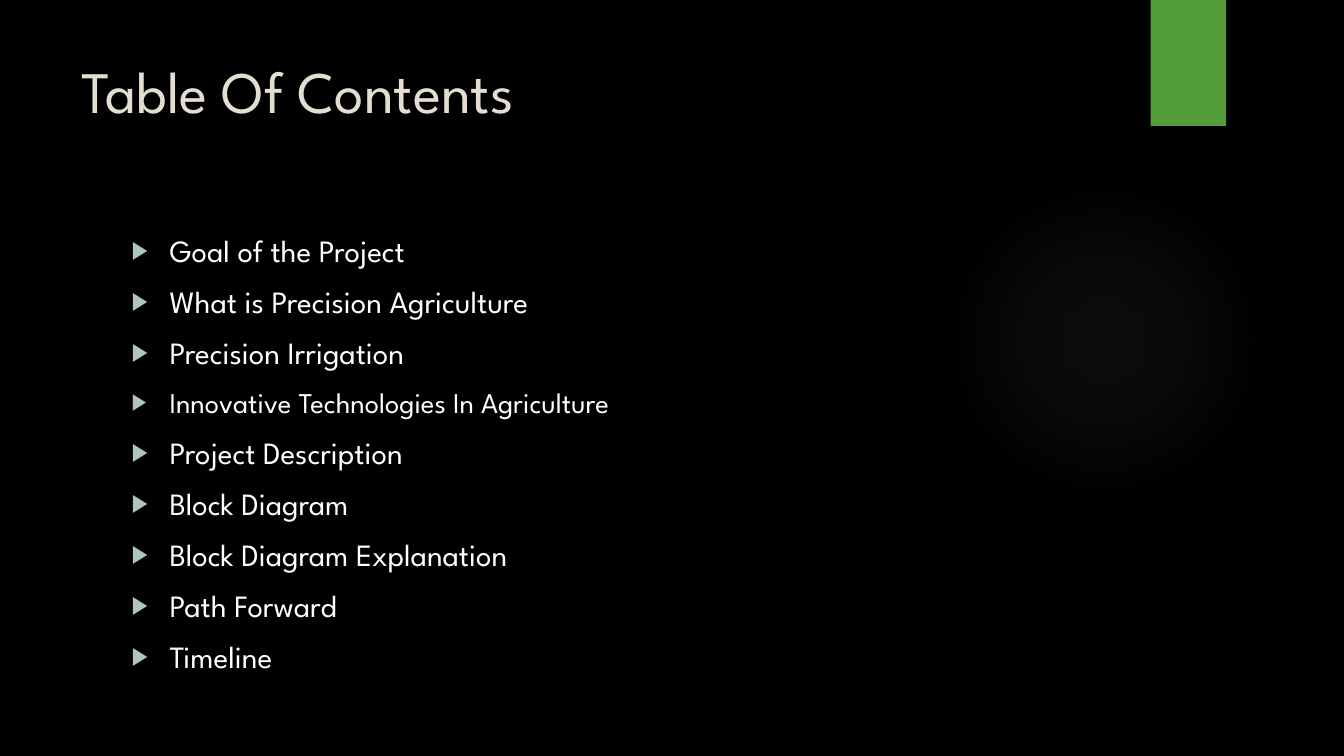
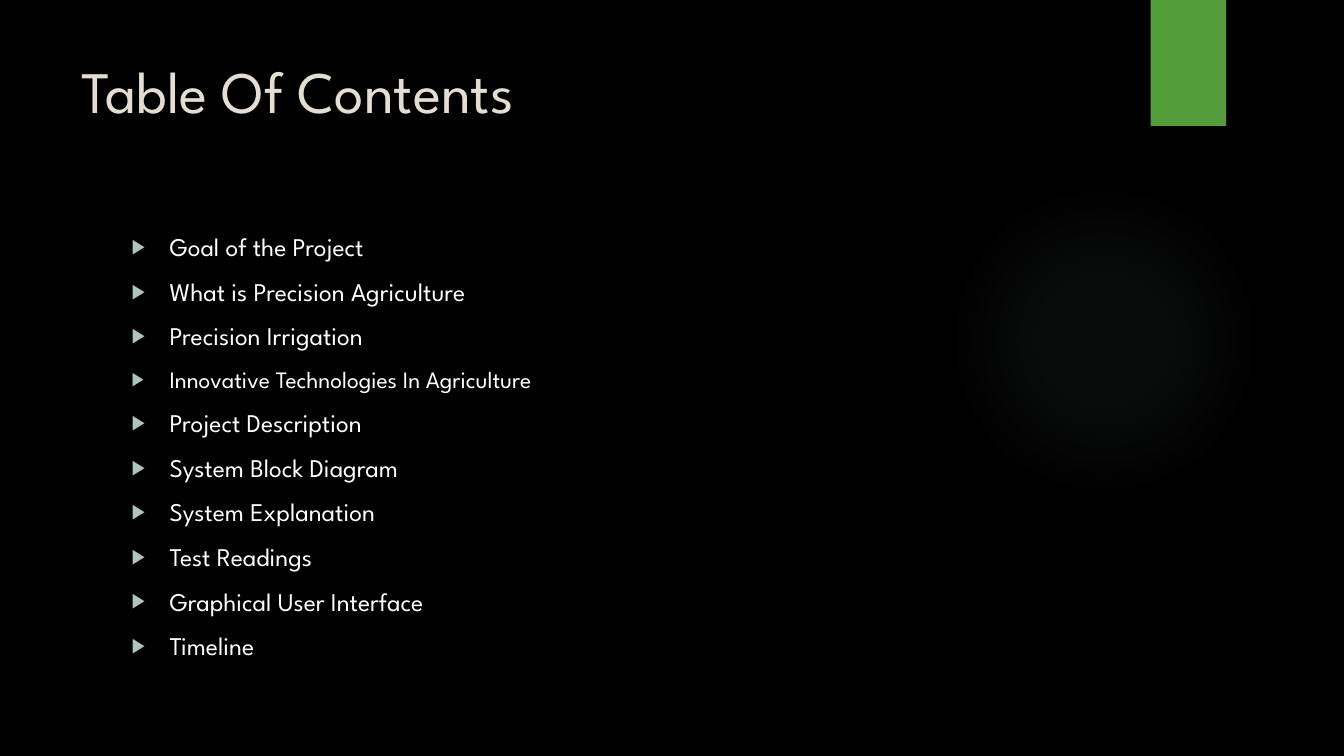
Before and after one commit to Haz-IQ/Precise-Agriculture, a slide deck: slide 2 of Final Presentation PA (1).pptx. Drawn at 1344x756 pixels with LibreOffice and Linux fonts; fonts in the diff are those of the drawing; background and template pictures are left out. Boxes give left, top, right and bottom in pixels: in the first picture for what was removed or moved away, otherwise in the second. Text is boxed around its words. In the diff, an @@ line names an element or a change of style, - is before the commit and + after.

```diff
--- a/Final Presentation PA (1).pptx
+++ b/Final Presentation PA (1).pptx
@@ text at box(170, 238, 531, 656): size 22.1 to 18.2 pt in "Goal of the Project", "What is Precision Agriculture", "Precision Irrigation", "Project Description" and 1 more places; size 20.4 to 16.8 pt in "Innovative Technologies In Agriculture" @@
@@ text at box(170, 459, 423, 617): text changed; size 22.1 to 18.2 pt @@
-▶ Block Diagram
-▶ Block Diagram Explanation
-▶ Path Forward
+▶ System Block Diagram
+▶ System Explanation
+▶ Test Readings
+▶ Graphical User Interface
```
